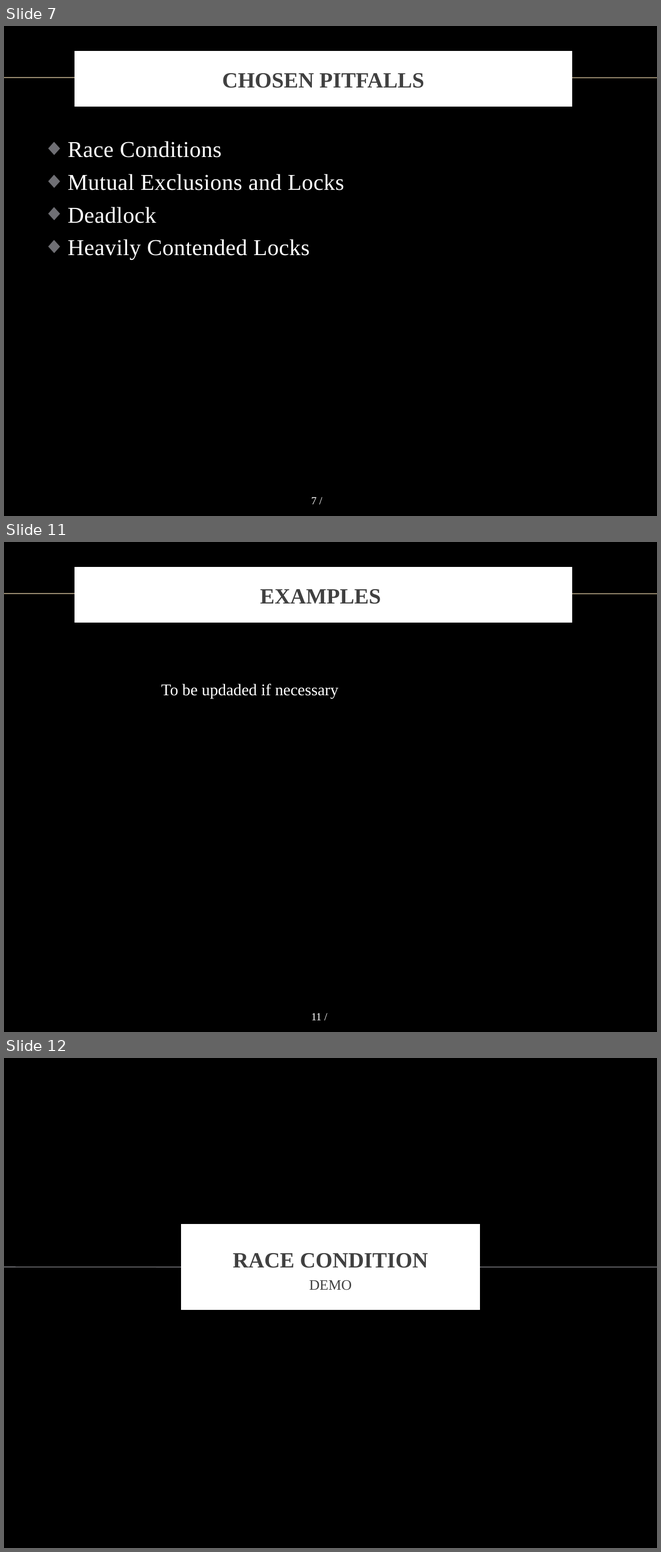
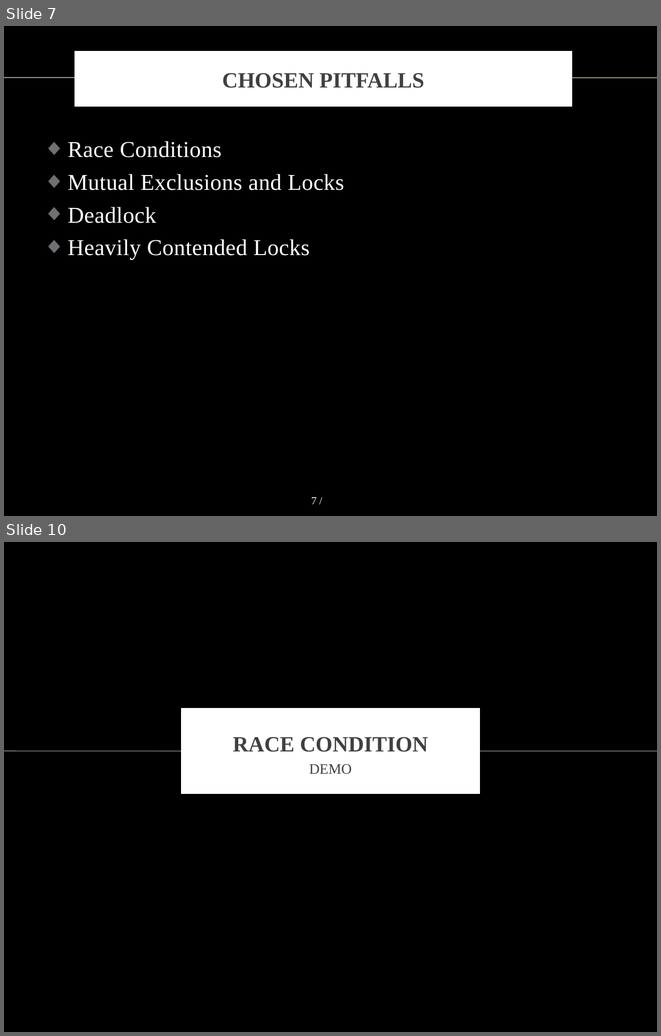
Before and after one commit to vong-srey/Paravantage, a slide deck: Presentation.pptx. Shown one above the other, each under a label of ours: slides 7, 11 and 12 before the commit, slides 7 and 10 after it; the slides between them are not shown. The pictures are 661x1552 and 661x1036 pixels, drawn with LibreOffice and Linux fonts; fonts in the diff are those of the drawing; background and template pictures are left out. Boxes give left, top, right and bottom in pixels: in the first picture for what was removed or moved away, otherwise in the second. Text is boxed around its words. In the diff, an @@ line names an element or a change of style, - is before the commit and + after.

```diff
--- a/Presentation.pptx
+++ b/Presentation.pptx
@@ slide 11 removed at (x1=4, y1=542, x2=657, y2=1032), background picture (left out); not listed: 2 template elements that a slide beside it also shows @@
@@ title removed at (x1=77, y1=570, x2=570, y2=620) @@
-EXAMPLES
@@ text removed at (x1=161, y1=684, x2=339, y2=698) @@
-To be updaded if necessary
@@ what was slide 12 is now slide 10 @@
```
Also in this commit, not shown: 7 slides changed, 2 other slides removed.
